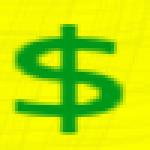
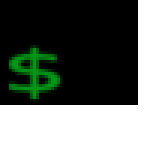
Comparing the layer stacks of the two (150, 150) images. Changes:
painted on "$" over [9,24,126,138]
renamed "Background" to "bg", painted on it over [0,0,150,150]
